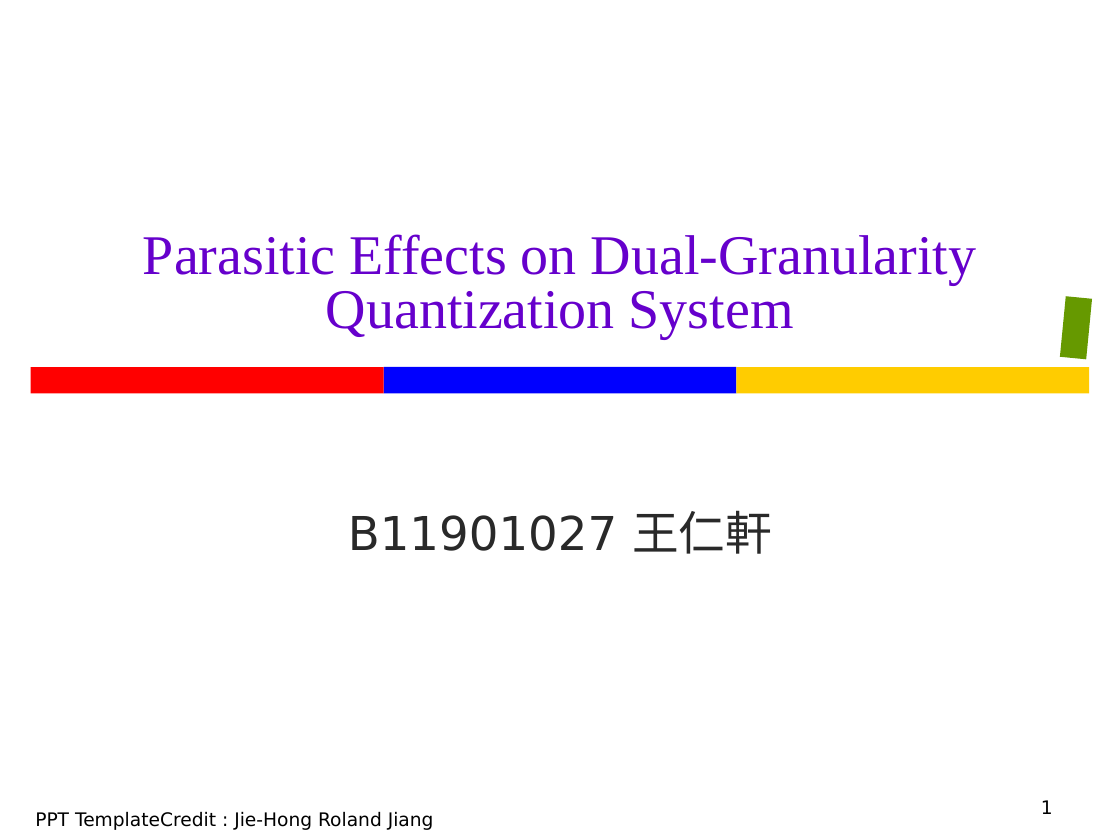
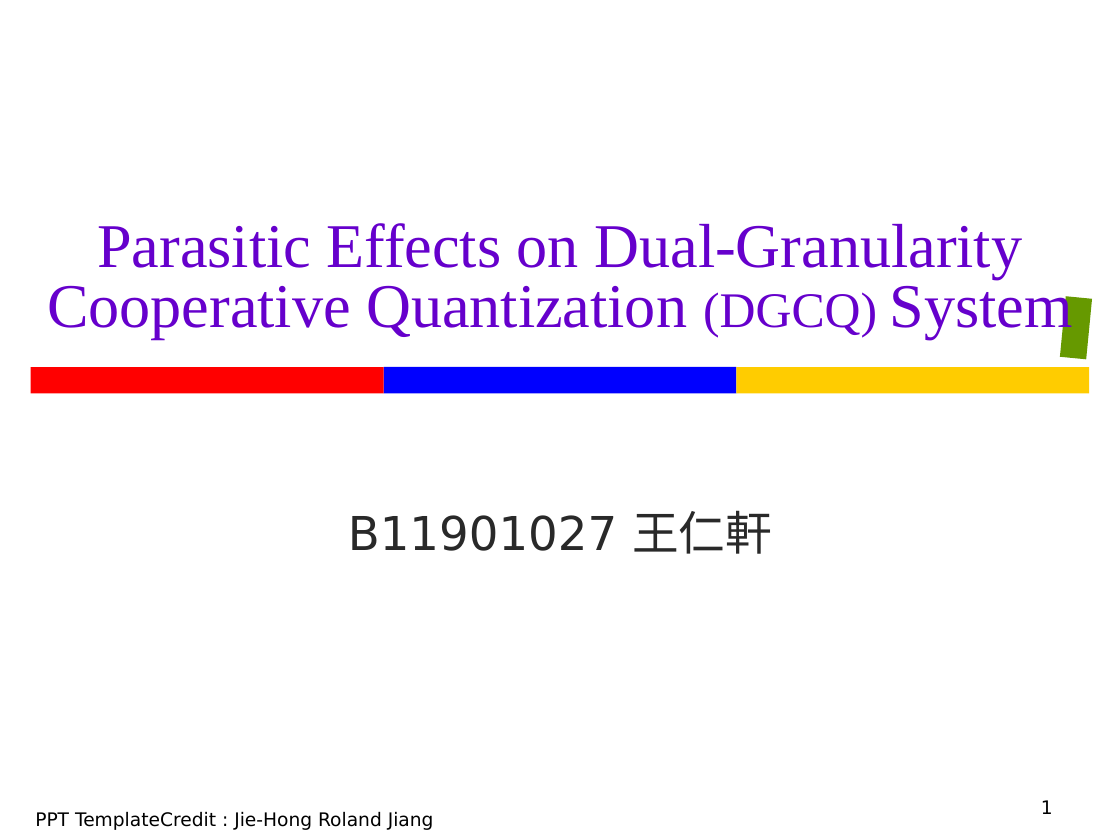
Before and after one commit to Oniontow/TTLiu_Project, a slide deck: slide 1 of dgcq/ppt.pptx. Drawn at 1120x840 pixels with LibreOffice and Linux fonts; fonts in the diff are those of the drawing. Boxes give left, top, right and bottom in pixels: in the first picture for what was removed or moved away, otherwise in the second. Text is boxed around its words. In the diff, an @@ line names an element or a change of style, - is before the commit and + after.

Commit message:
final

```diff
--- a/dgcq/ppt.pptx
+++ b/dgcq/ppt.pptx
@@ title at (x1=47, y1=223, x2=1073, y2=339): text changed; size 36 to 40 pt @@
-Parasitic Effects on Dual-Granularity Quantization System
+Parasitic Effects on Dual-Granularity Cooperative Quantization (DGCQ) System
```
Also in this commit, not shown: 1 other slide changed.
